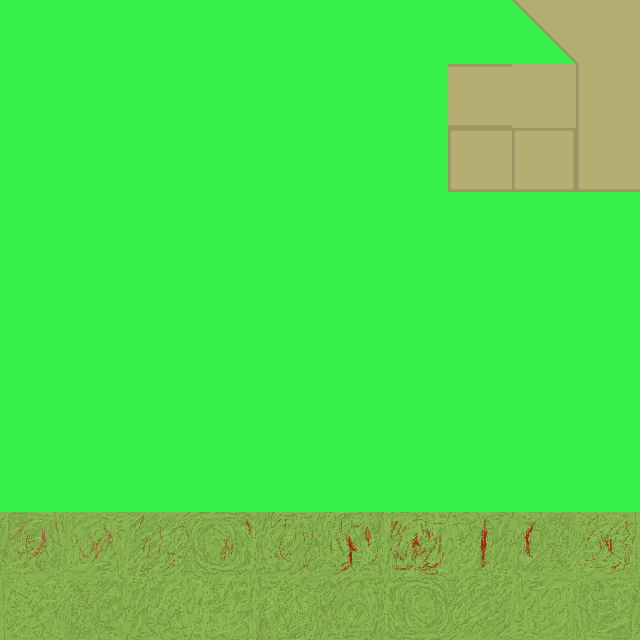
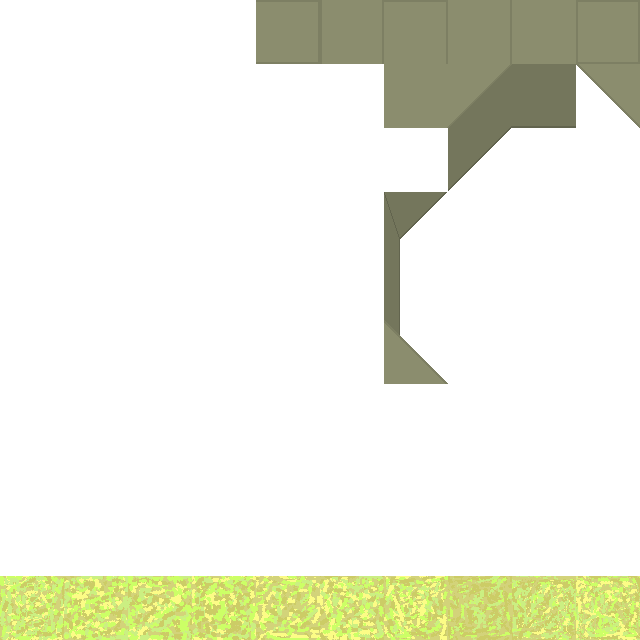
Before/after of a 640x640 layered artwork. What changed in the layer stack:
removed group "Walls" (1st of 2) (2 layers) over [448, 0, 640, 192]
removed layer "Walls" (2nd of 2, in "Walls") from group "Walls" over [448, 0, 640, 192]
removed group "Sand" (1st of 2) (2 layers) over [0, 512, 640, 640]
removed layer "Details" (2nd of 2, in "Sand") from group "Sand" over [0, 512, 640, 640]
removed layer "Sand" (2nd of 2, in "Sand") from group "Sand" over [0, 512, 640, 640]
added group "Grid" with 110 layers above "Background" over [0, 0, 640, 640]
added group "line1" with 10 layers in group "Grid" over [256, 0, 640, 64]
added layer "10" (1st of 10, in "Grid" › "line1") in group "line1" over [576, 0, 640, 64]
added layer "9" (1st of 10, in "Grid" › "line1") in group "line1" over [512, 0, 576, 64]
added layer "8" (1st of 10, in "Grid" › "line1") in group "line1" over [448, 0, 512, 64]
added layer "7" (1st of 10, in "Grid" › "line1") in group "line1" over [384, 0, 448, 64]
added layer "6" (1st of 10, in "Grid" › "line1") in group "line1" over [320, 0, 384, 64]
added layer "5" (1st of 10, in "Grid" › "line1") in group "line1" over [256, 0, 320, 64]
added group "line2" with 10 layers in group "Grid" over [384, 64, 640, 128]
added layer "10" (2nd of 10, in "Grid" › "line2") in group "line2" over [576, 64, 640, 128]
added layer "9" (2nd of 10, in "Grid" › "line2") in group "line2" over [512, 64, 576, 128]
added layer "8" (2nd of 10, in "Grid" › "line2") in group "line2" over [448, 64, 512, 128]
added layer "7" (2nd of 10, in "Grid" › "line2") in group "line2" over [384, 64, 448, 128]
added group "line3" with 10 layers in group "Grid" over [384, 128, 511, 256]
added group "line10" with 10 layers in group "Grid" over [0, 576, 640, 640]
added layer "1" (10th of 10, in "Grid" › "line10") in group "line10" over [0, 576, 78, 640]
renamed "background" to "Background", hid it, painted on it over [0, 0, 640, 640]
…and 15 more changes (15 added)
